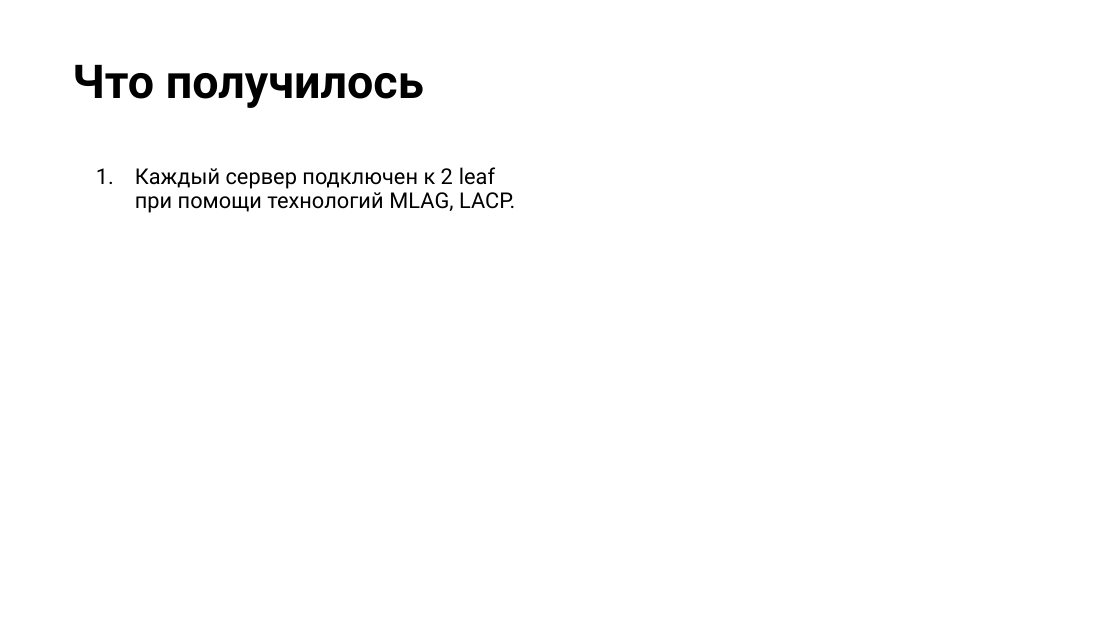
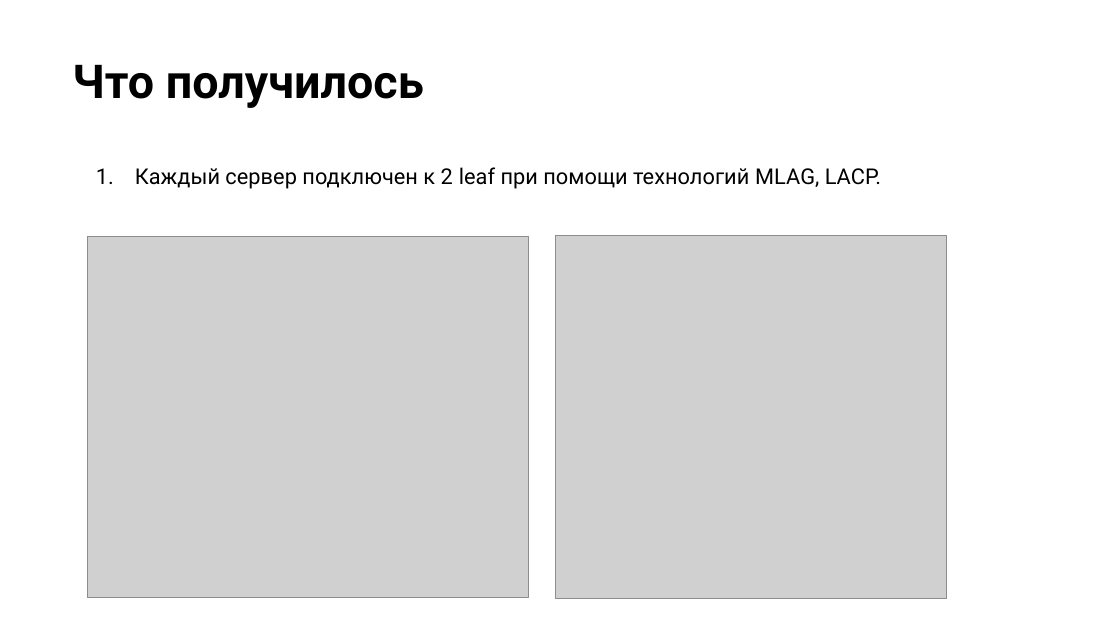
Before and after one commit to AKATMN/NetworkEngin, a slide deck: slide 9 of Project/Presentation/Presentation.pptx. Drawn at 1120x630 pixels with LibreOffice and Linux fonts; fonts in the diff are those of the drawing; grey boxes stand for pictures; background and template pictures are left out. Boxes give left, top, right and bottom in pixels: in the first picture for what was removed or moved away, otherwise in the second. Text is boxed around its words. In the diff, an @@ line names an element or a change of style, - is before the commit and + after.

Commit message:
change presentation

```diff
--- a/Project/Presentation/Presentation.pptx
+++ b/Project/Presentation/Presentation.pptx
@@ text "Каждый сервер подключен к 2 ..." rewrapped from [135,167,515,213] to [135,167,881,189] @@
@@ picture added at [87,236,528,597] @@
@@ picture added at [556,235,948,598] @@
```
Also in this commit, not shown: 1 other slide changed, 2 slides added, 1 other file.
